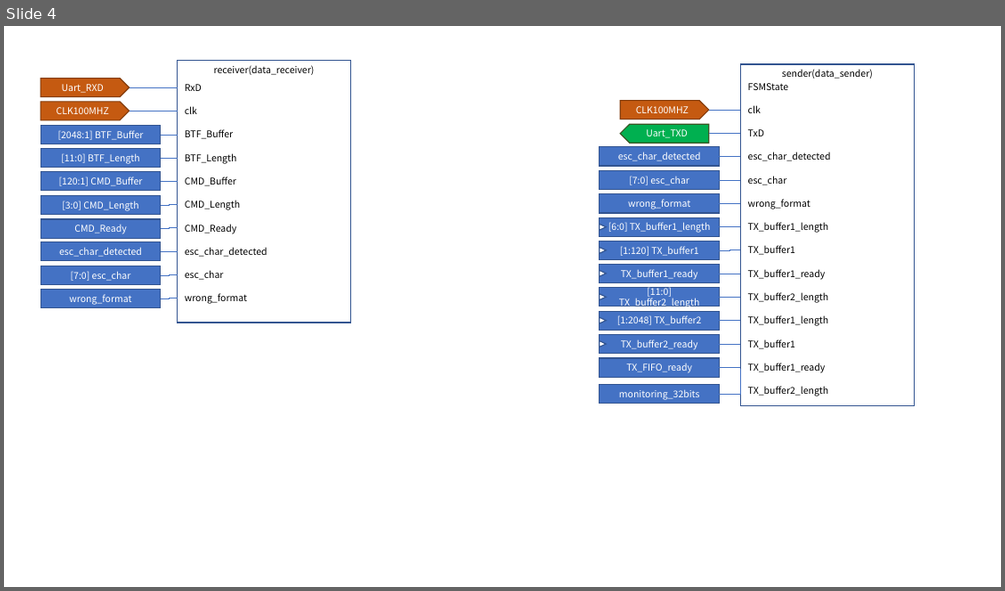
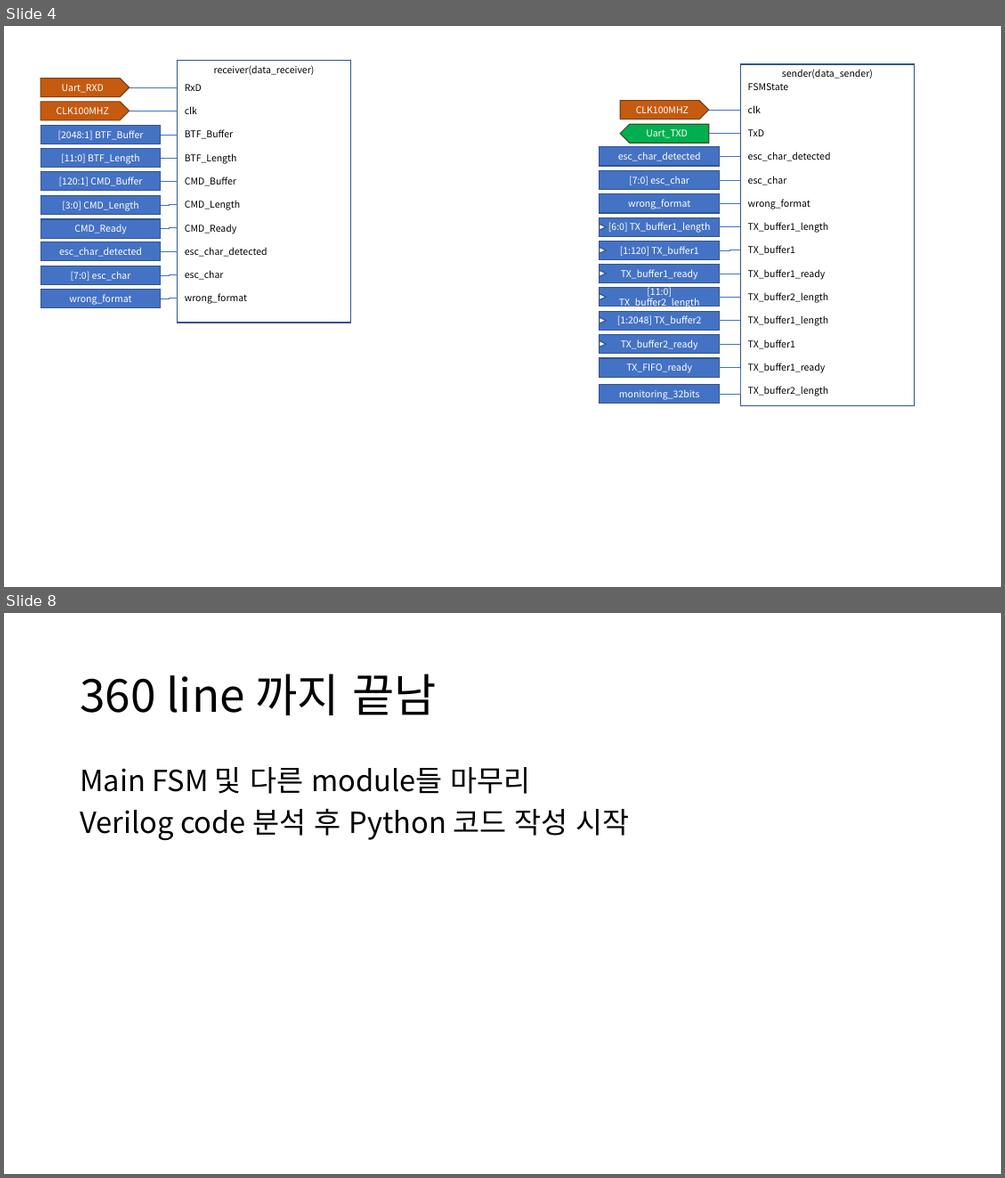
Before and after one commit to snu-quiqcl/AD9910, a slide deck: AD9912_MODULE.pptx. Shown one above the other, each under a label of ours: slide 4 before the commit, slides 4 and 8 after it; the slides between them are not shown. The pictures are 1005x591 and 1005x1178 pixels, drawn with LibreOffice and Linux fonts; fonts in the diff are those of the drawing. Boxes give left, top, right and bottom in pixels: in the first picture for what was removed or moved away, otherwise in the second. Text is boxed around its words. In the diff, an @@ line names an element or a change of style, - is before the commit and + after.

Commit message:
PPT for 360 line finished

```diff
--- a/AD9912_MODULE.pptx
+++ b/AD9912_MODULE.pptx
@@ slide 8 added at <box>4,613,1001,1174</box>, background #FFFFFF @@
@@ title added at <box>80,674,436,715</box>, 44 pt, text #000000 @@
+360 line 까지 끝남
@@ text added at <box>80,767,630,840</box>, 28 pt, text #000000 @@
+Main FSM 및 다른 module들 마무리
+Verilog code 분석 후 Python 코드 작성 시작
```
Also in this commit, not shown: 3 slides changed, 2 other slides added, 1 slide removed.
